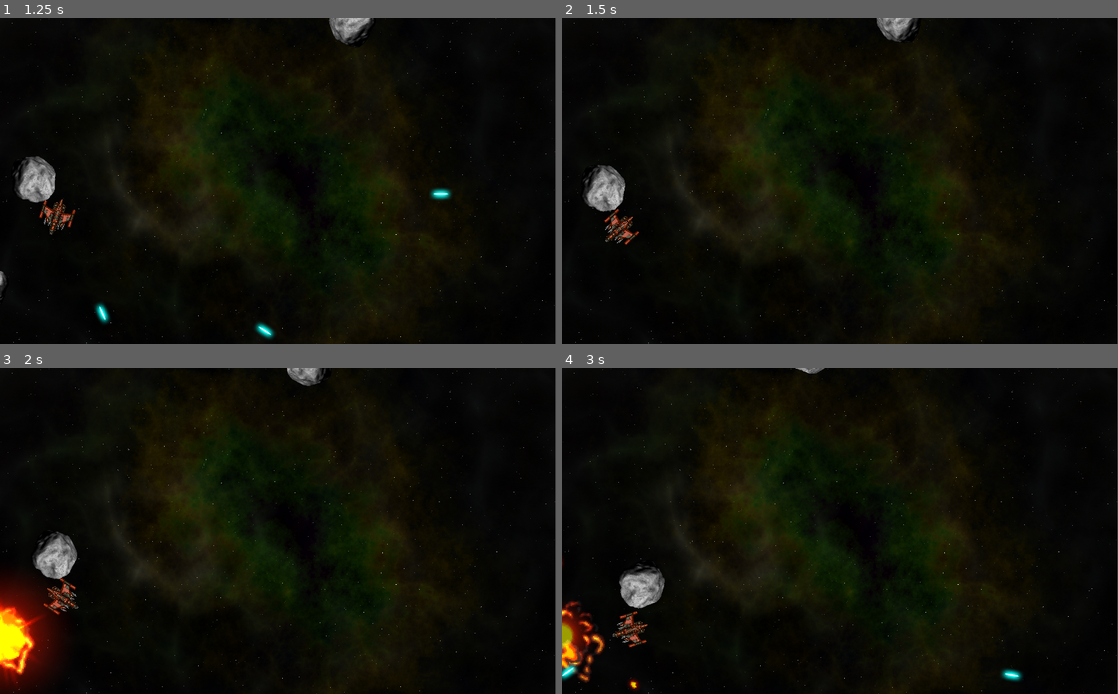
Above: before the commit, frames 1-4 (two rows, left to right).
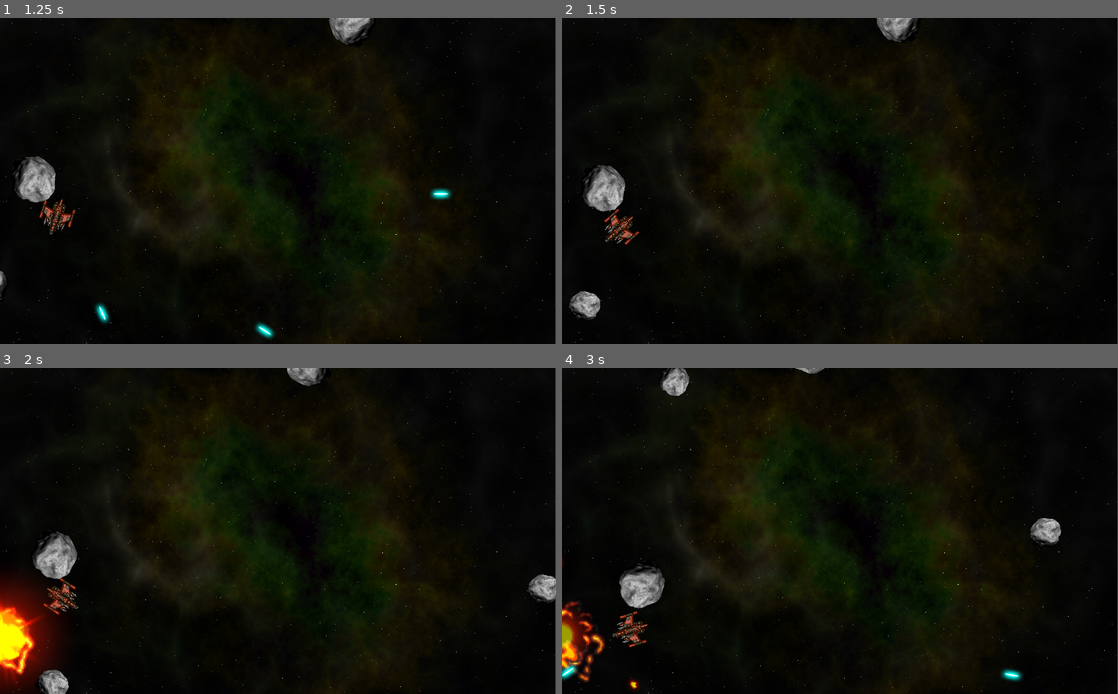
Above: after the commit, the same moments.

Repository: ivoshet/start-sheep
Game: Godot game, scene res://Main/Main.tscn
Two runs of this game, one before a commit and one after it. Both use one fixed random seed, a clock stepped at 60 frames per second and the inputs below.
Inputs:
- Up to frame 1 (1.25 s): hold Right (rotate_right) from 0.53 s (still down); hold Space (shoot) from 0.53 s (still down)
- Up to frame 2 (1.5 s): release Right (rotate_right) at 1.28 s; release Space (shoot) at 1.28 s; hold Left (rotate_left) from 1.28 s (still down); tap Space (shoot) at 1.35 s
- Up to frame 3 (2 s): keep holding Left (rotate_left)
- Up to frame 4 (3 s): release Left (rotate_left) at 2.03 s; hold Right (rotate_right) 2.03-2.78 s; hold Space (shoot) 2.03-2.78 s; hold Up (thrust) from 2.78 s (still down); tap Space (shoot) at 2.85 s

Frame 1 is identical in both runs. In frame 2, 0.3% of the frame differs, in the area x 1-7%, y 83-93%; in frame 3, 0.7%; in frame 4, 0.7%, in the area x 17-90%, y 0-55%.

Commit message:
explode rock to 2 rocks

Diff:
--- a/Main/Main.gd
+++ b/Main/Main.gd
@@ -23,9 +23,21 @@
 	r.screensize = screensize
 	r.start(pos, vel, size)
 	$Rocks.add_child(r)
+#	подключаем сигнал от метеорита через код
+	r.connect('exploded', self, '_on_Rock_exploded')
 
 #	появляются выстрелы
 func _on_Player_shoot(bullet, pos, dir):
 	var b = bullet.instance()
 	b.start(pos, dir)
 	add_child(b)
+
+#	разбиваем метеорит на 2
+func _on_Rock_exploded(size, radius, pos, vel):
+	if size <= 1:
+		return
+	for offset in [-1, 1]:
+		var dir = (pos - $Player.position).normalized().tangent() * offset
+		var newpos = pos + dir * radius
+		var newvel = dir * vel.length() * 1.1
+		spawn_rock(size - 1, newpos, newvel)
